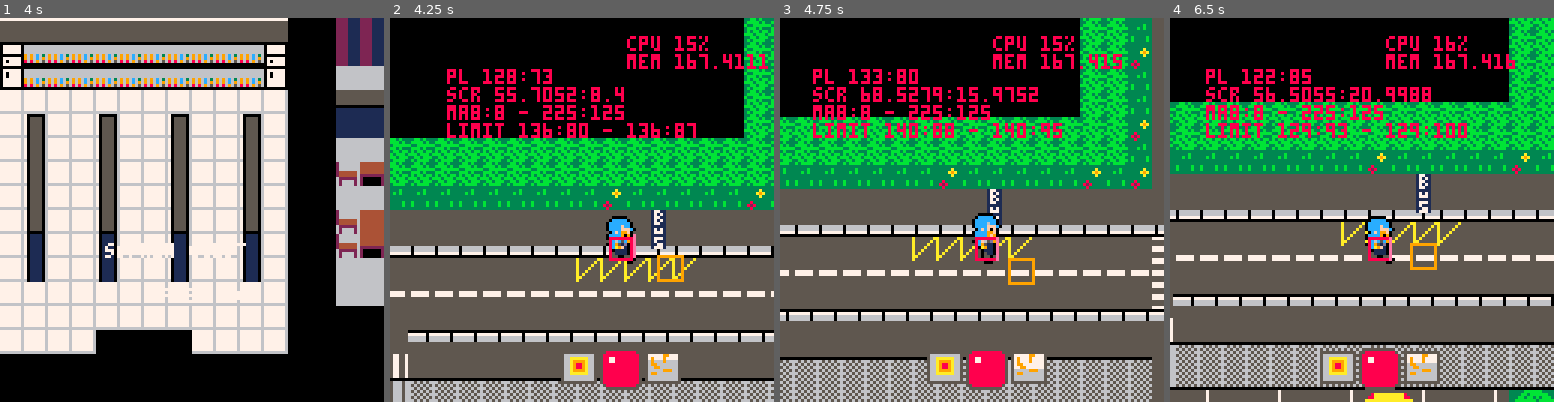
Above: before the commit, frames 1-4 (left to right).
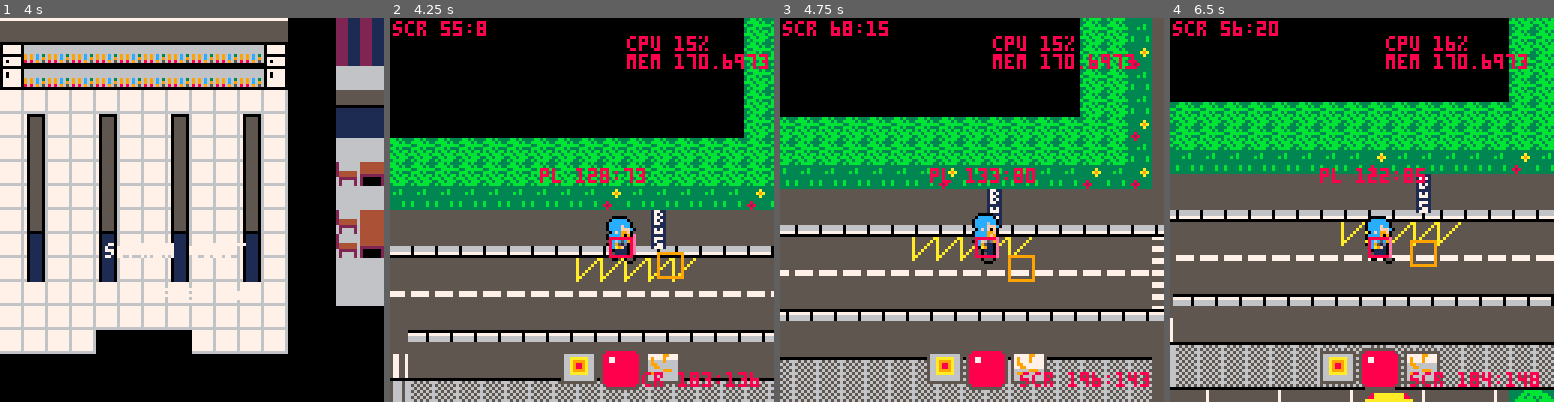
Above: after the commit, the same moments.

Repository: JasonHaenlin/pico-8-sophiaquest
Game: PICO-8 cartridge sophiaquest.p8
Same seed, same stepped clock (60 frames per second), same inputs: the game is played once before the commit and once after it.
Inputs:
- Up to frame 1 (4 s): tap X (X key) at 0.33, 1.07, 1.85, 2.97 s; tap O (Z key) at 0.7, 1.7, 2.1, 2.5, 2.9, 3.3, 3.7 s; hold Right 1.6-2.1 s; hold Up 2.15-2.42 s; hold Right 2.47-3.03 s; hold Left 3.08-3.58 s; hold Down 3.63-3.97 s
- Up to frame 2 (4.25 s): hold Right from 4.02 s (still down); tap X (X key) at 4.08 s; tap O (Z key) at 4.1 s
- Up to frame 3 (4.75 s): tap O (Z key) at 4.5 s; release Right at 4.68 s; hold Up from 4.73 s (still down)
- Up to frame 4 (6.5 s): tap O (Z key) every 0.4 s from 4.9 to 6.1 s; release Up at 5.03 s; hold Left 5.08-5.68 s; tap X (X key) at 5.2, 6.32 s; hold Down 5.73-6.03 s; hold Right from 6.08 s (still down)

Frame 1 is identical in both runs. In frame 2, 4.6% of the frame differs, in the area x 0-99%, y 0-97%; in frame 3, 5.0%; in frame 4, 5.2%, in the area x 0-97%, y 0-97%.

Commit message:
add the posibility to tp

Diff:
--- a/sophiaquest.p8
+++ b/sophiaquest.p8
@@ -6,12 +6,12 @@
 -- const
 left, right, up, down, fire1, fire2, none = 0, 1, 2, 3, 4, 5, 6
 black, dark_blue, dark_purple, dark_green, brown, dark_gray, light_gray, white, red, orange, yellow, green, blue, indigo, pink, peach = 0, 1, 2, 3, 4, 5, 6, 7, 8, 9, 10, 11, 12, 13, 14, 15
-player, bullet, ennemy, item, npc = 0, 1, 2, 3, 4
+player, bullet, ennemy, item, npc, invisible = 0, 1, 2, 3, 4, 5
 immortal_object = 10000
 inf = 10000
 melee, ranged = 1, 20
 nb_of_ennemis = 2
-f_heal, f_item, f_inv, f_obst = 0, 1, 5, 7
+f_heal, f_item, f_door, f_inv, f_obst = 0, 1, 4, 5, 7
 l_player, l_ennemy, l_boss = 50, 10, 150
 walk, stay = "walk", "stay"
 
@@ -40,7 +40,10 @@
  g_spawn = {}
  g_spawn.x = ca.spawn.x
  g_spawn.y = ca.spawn.y
- if(g_p) g_d = ca.look
+ if(g_p)  then
+  g_p.x = g_spawn.x
+  g_p.y = g_spawn.y
+ end
  set_map_delimiter(ca.map.x1, ca.map.y1, ca.map.x2, ca.map.y2)
 end
 
@@ -49,32 +52,27 @@
   {
    name = "cheat",
    map = {x1 = 8, y1 = 8, x2 = inf, y2 = inf},
-   spawn = { x = 860, y = 175 },
-   look = down
+   spawn = { x = 128, y = 70 }
   },
   {
-   name = "zone 1",
+   name = "sophia",
    map = {x1 = 8, y1 = 8, x2 = 225, y2 = 125},
-   spawn = { x = 128, y = 70 },
-   look = down
+   spawn = { x = 128, y = 70 }
   },
   {
    name = "zone 2",
    map = {x1 = 384 , y1 = 8, x2 = 537, y2 = 120},
-   spawn = { x = 528, y = 77 },
-   look = down
+   spawn = { x = 528, y = 77 }
   },
   {
    name = "zone 3",
    map = {x1 = 625, y1 = 8, x2 = 688, y2 = -9},
-   spawn = { x = 777, y = 51 },
-   look = down
+   spawn = { x = 777, y = 51 }
   },
   {
    name = "room 1",
    map = {x1 = 824, y1 = 8, x2 = 1025, y2 = 65},
-   spawn = { x = 860, y = 175 },
-   look = up
+   spawn = { x = 860, y = 175 }
   }
  }
 end
@@ -186,6 +183,7 @@
  make_all_npc()
  make_player(g_spawn.x, g_spawn.y, 128)
  make_items()
+ make_all_tp()
 end
 
 function make_weapon(cmpnttable)
@@ -280,6 +278,11 @@
   })
 end
 
+function make_all_tp()
+  make_tp(281, 41, 46, 15, 15, 3)
+  make_tp(321, 41, 46, 15, 15, 3)
+end
+
 function make_npc(x, y, s)
  local n = make_actor({
   -- new player char
@@ -309,7 +312,7 @@
   -- add a draw controller
   draw = draw_characters,
   -- set the hitbox
-  box = {x1 = 0, y1 = 8, x2 = 7, y2 = 15},
+  box = {x1 = 0, y1 = 8, x2 = 7, y2 = 14},
   -- add weapon
   weapon = g_weapons[1]
  })
@@ -345,21 +348,37 @@
  end
 end
 
+function make_tp(x, y, s, w, h, link)
+ local n = make_actor({
+  -- new player char
+  entitie = newentitie(x, y, s, npc, invisible, down),
+  -- add a action controller
+  control = controls_doors,
+  -- add a draw controller
+  draw = draw_item,
+  -- set the hitbox
+  box = {x1 = 0, y1 = 0, x2 = w, y2 = h},
+ })
+  -- add link
+ n.linkto = link
+ return n
+end
+
 function make_items()
-  for i in all(g_map_items) do
-    for p in all(i.pos) do
-      make_actor({
-      -- new player char
-      entitie = newentitie(p.x, p.y, i.spr, item),
-      -- add a action controller
-      control = function (self) end,
-      -- add a draw controller
-      draw = draw_item,
-      -- set the hitbox
-      box = {x1 = 0, y1 = 0, x2 = 7, y2 = 7},
-      })
-    end
+ for i in all(g_map_items) do
+  for p in all(i.pos) do
+    make_actor({
+    -- new player char
+    entitie = newentitie(p.x, p.y, i.spr, item),
+    -- add a action controller
+    control = function (self) end,
+    -- add a draw controller
+    draw = draw_item,
+    -- set the hitbox
+    box = {x1 = 0, y1 = 0, x2 = 7, y2 = 7},
+    })
   end
+ end
 end
 
 function create_dialogs(self, dialogs)
@@ -419,7 +438,7 @@
 function make_dialog(self, di)
  local di = di or self.dialogs[self.line]
  local nd = {
-  x = self.x,
+  x = self.x+(self.box.x2/4),
   y = self.y-10,
   text = di.text,
   is_triggered = di.is_triggered,
@@ -526,8 +545,9 @@
  end
 end
 
-function hint(self)
- make_dialog(self, newdialog("❎", trigger(5, trig_time)))
+function hint(self,sign)
+ local sign = sign or "❎"
+ make_dialog(self, newdialog(sign, trigger(5, trig_time)))
 end
 
 function warning(self)
@@ -540,6 +560,16 @@
  if (a.cd == 0) then
   shoot(a, d)
   a.cd = 50
+ end
+end
+
+function controls_doors(self)
+ local dist = distance(self)
+ if (dist < 10) then
+  hint(self,"⬆️")
+ end
+ if (dist < 7) then
+  init_current_area(self.linkto)
  end
 end
 
@@ -703,7 +733,6 @@
  local sp1 = mget(get_tile(x1), get_tile(y1))
  local sp2 = mget(get_tile(x2), get_tile(y2))
  debug_front_matrix(a, x, y, ox, oy)
- log(4, "limit "..flr(x1)..":"..flr(y1).." - "..flr(x2)..":"..flr(y2))
  if(is_limit_of_map(x1,y1) or is_limit_of_map(x2,y2)) return
 
  for b in all(g_actors) do
@@ -734,7 +763,8 @@
  if (g_p.cdfx > 0) g_p.cdfx -= 1
  local item_near = fget(mget(get_tile(g_p.x) ,get_tile(g_p.y + g_p.box.y1)), f_inv)
  if (btnp(fire2)) then
-  if (fget(mget(get_tile(g_p.x+((g_p.box.x2-g_p.box.x1)/2)) ,get_tile(g_p.y + (g_p.box.y1/2))), f_inv)) then
+  local tile = mget(get_tile(g_p.x+((g_p.box.x2-g_p.box.x1)/2)) ,get_tile(g_p.y + (g_p.box.y1/2)))
+  if (fget(tile, f_inv)) then
    g_open_inv = true
   else
   local target = target_nearest_one(30)
@@ -1009,7 +1039,7 @@
  for a in all(g_actors) do
   for b in all(g_actors) do
    if (check_collisions(a, b)) then
-    if (a.tag == bullet and b.tag ~= bullet) then
+    if (a.tag == bullet and (b.tag == player or b.tab == player)) then
      b.health -= a.dmg
      local damaged_actor = b
      make_particles(b, 10, 5)
@@ -1209,9 +1239,6 @@
  draw_dialogs()
  draw_hud()
 
- log(1, "pl "..g_p.x..":"..g_p.y)
- log(2, "scr "..g_scr.x..":"..g_scr.y)
- log(3, "ma"..g_map.x1..":"..g_map.y1.." - "..g_map.x2..":"..g_map.y2)
  debug()
 end
 
@@ -1349,6 +1376,7 @@
  display_hitbox_matrix()
  display_collision_matrix()
  display_front_matrix()
+ display_scr_info()
 end
 
 function display_front_matrix()
@@ -1368,6 +1396,12 @@
  line(b.x1, b.y1, b.x2, b.y1, red)
  line(b.x2, b.y1, b.x2, b.y2, red)
  line(b.x2, b.y2, b.x1, b.y2, red)
+end
+
+function display_scr_info()
+ print("scr "..flr(g_scr.x)..":"..flr(g_scr.y), g_scr.x+1, g_scr.y+1, red)
+ print("scr "..flr(g_scr.x+128)..":"..flr(g_scr.y+128), g_scr.x+80, g_scr.y+118, red)
+ print("pl "..flr(g_p.x)..":"..flr(g_p.y), g_scr.x+50, g_scr.y+50, red)
 end
 
 function debug_collision_matrix(x1, y1, x2, y2)
